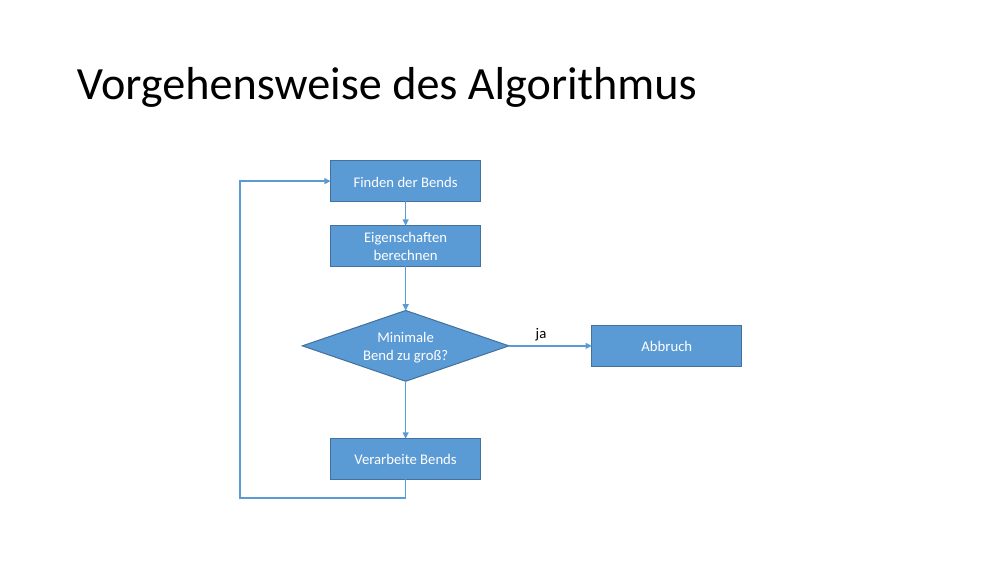
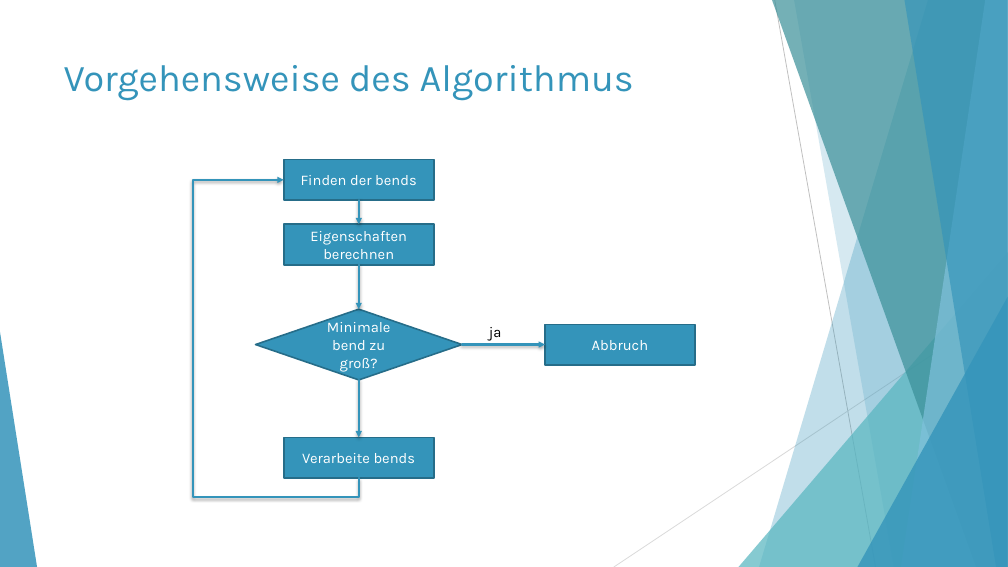
Before and after one commit to moritzhe/algokarto, a slide deck: slide 8 of Wang-Müller.pptx. Drawn at 1008x567 pixels with LibreOffice and Linux fonts; fonts in the diff are those of the drawing. Boxes give left, top, right and bottom in pixels: in the first picture for what was removed or moved away, otherwise in the second. Text is boxed around its words. In the diff, an @@ line names an element or a change of style, - is before the commit and + after.

Commit message:
Add design to presentation

```diff
--- a/Wang-Müller.pptx
+++ b/Wang-Müller.pptx
@@ title "Vorgehensweise des Algorithmus": place and size @@
-title "Vorgehensweise des Algorithmus" at (77, 67, 697, 107)
+title "Vorgehensweise des Algorithmus" at (64, 65, 634, 101)
@@ title "Vorgehensweise des Algorithmus" at (64, 65, 634, 101): size 44 to 36 pt, font Calibri to Karla, text colour #000000 to #3494BA; line spacing 0.9 to 1; vertical alignment middle to top @@
@@ text in rectangle at (301, 175, 417, 185): text changed; font Calibri to Karla @@
-Finden der Bends
+Finden der bends
@@ elbow arrow (359, 478) - (284, 180): stroke #5B9BD5 1.5 pt to #3494BA 2 pt @@
@@ arrow (359, 200) - (359, 225): stroke #5B9BD5 1.5 pt to #3494BA 2 pt @@
@@ rectangle "Eigenschaften berechnen" at (284, 225, 433, 265): font Calibri to Karla; fill #5B9BD5 to #3494BA; outline #43739E 1 pt to #266D8A 1.5 pt @@
@@ arrow (359, 265) - (359, 309): stroke #5B9BD5 1.5 pt to #3494BA 2 pt @@
@@ fill #5B9BD5 to #3494BA; outline #43739E 1 pt to #266D8A 1.5 pt in 3 elements at (284, 160, 433, 200), (284, 437, 433, 478), (256, 309, 462, 380) @@
@@ text in diamond at (327, 319, 391, 372): text changed; font Calibri to Karla @@
-Minimale Bend zu groß?
+Minimale bend zu groß?
@@ text "ja" at (489, 327, 502, 341): font Calibri to Karla @@
@@ rectangle "Abbruch" at (545, 324, 695, 365): font Calibri to Karla; fill #5B9BD5 to #3494BA; outline #43739E 1 pt to #266D8A 1.5 pt @@
@@ group added at (0, 0, 1008, 567): 5 freeform shapes, 3 triangles, 2 lines @@
@@ arrow (462, 345) - (545, 345): stroke #5B9BD5 1.5 pt to #3494BA 2 pt @@
@@ 4 rectangles, 4 arrows, 1 diamond, 1 text, 1 elbow arrow: place and size @@
-4 rectangles, 4 arrows, 1 diamond, 1 text, 1 elbow arrow at (240, 161, 742, 498)
+4 rectangles, 4 arrows, 1 diamond, 1 text, 1 elbow arrow at (193, 160, 695, 497)
@@ arrow (359, 380) - (359, 437): stroke #5B9BD5 1.5 pt to #3494BA 2 pt @@
@@ text in rectangle at (302, 453, 416, 463): text changed; font Calibri to Karla @@
-Verarbeite Bends
+Verarbeite bends
```
Also in this commit, not shown: 14 other slides changed, 1 slide added, 1 slide removed.
